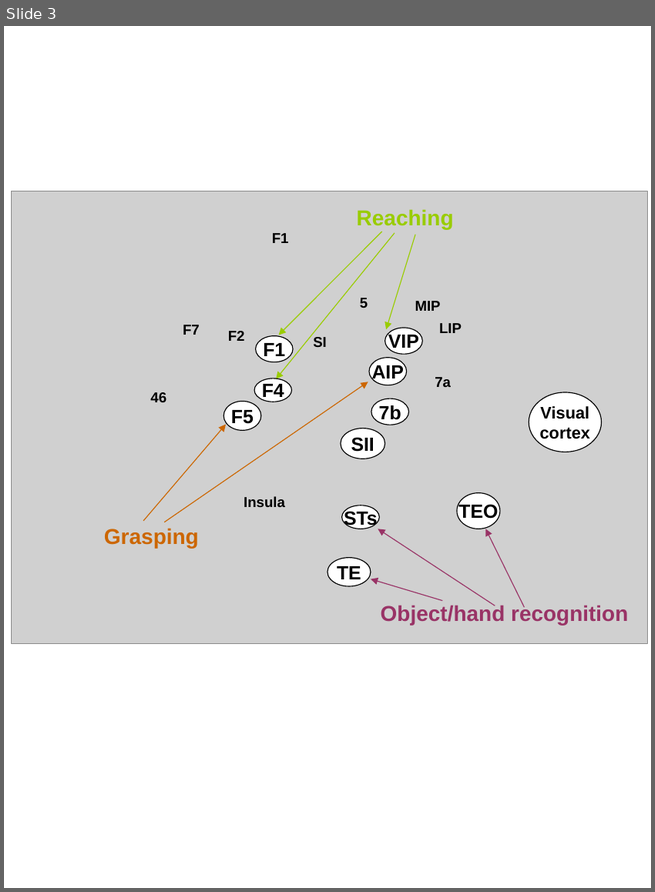
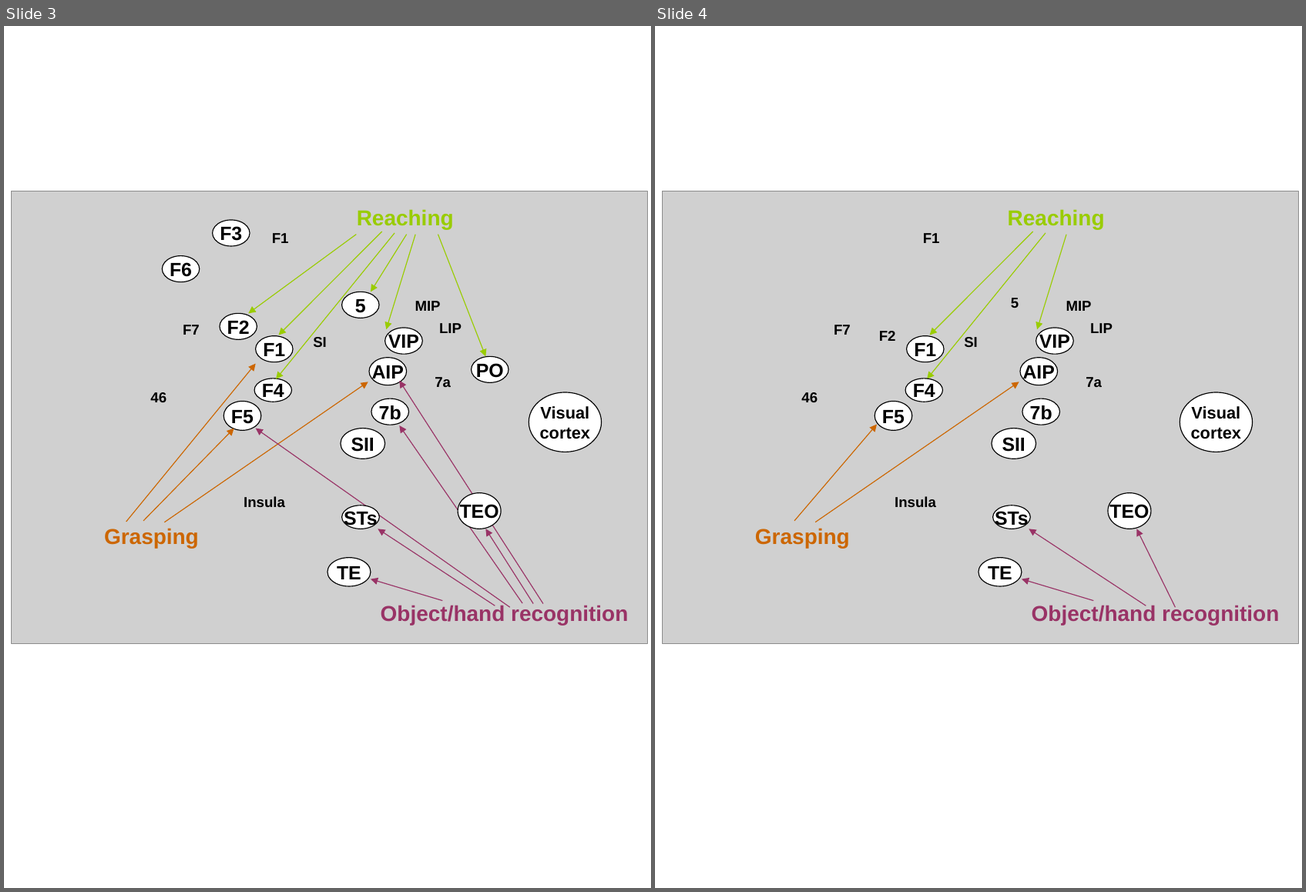
Before and after one commit to Quantumgame/yarp-papers, a slide deck: Ab02/newpics.ppt. Shown side by side, each under a label of ours: slide 3 before the commit, slides 3 and 4 after it. The pictures are 655x892 and 1306x892 pixels, drawn with LibreOffice and Linux fonts; fonts in the diff are those of the drawing; grey boxes stand for pictures. Boxes give left, top, right and bottom in pixels: in the first picture for what was removed or moved away, otherwise in the second. Text is boxed around its words. In the diff, an @@ line names an element or a change of style, - is before the commit and + after.

```diff
--- a/Ab02/newpics.ppt
+++ b/Ab02/newpics.ppt
@@ slide 3 added at <box>4,26,651,888</box>, background #FFFFFF @@
@@ group added at <box>11,192,646,644</box>: 16 ellipses, 15 arrows, 11 texts, 1 picture @@
+46
+F7
+SI
+Insula
+7a
+LIP
+MIP
+F1
+VIP
+F1
+F4
+AIP
+Visual
+cortex
+F5
+SII
+7b
+TE
+F3
+F6
+F2
+5
+PO
+Reaching
+Grasping
+Object/hand recognition
+TEO
+STs
@@ what was slide 3 is now slide 4 @@
```
Also in this commit, not shown: 8 other files.
